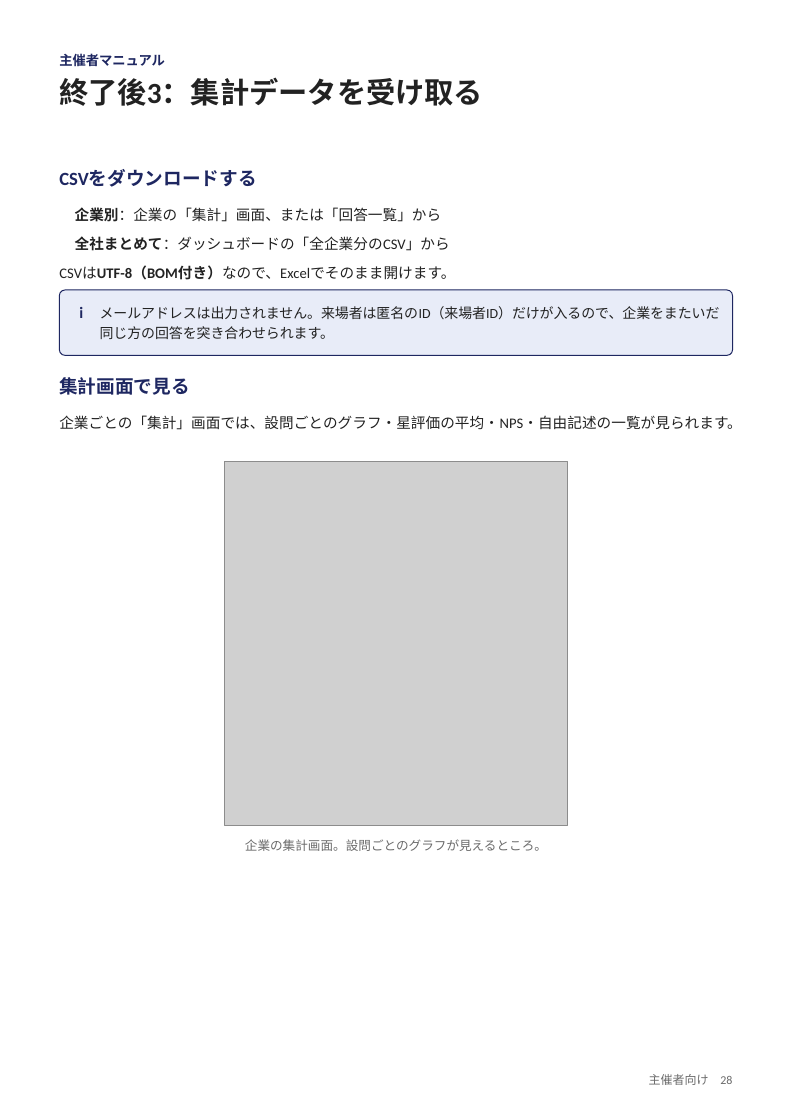
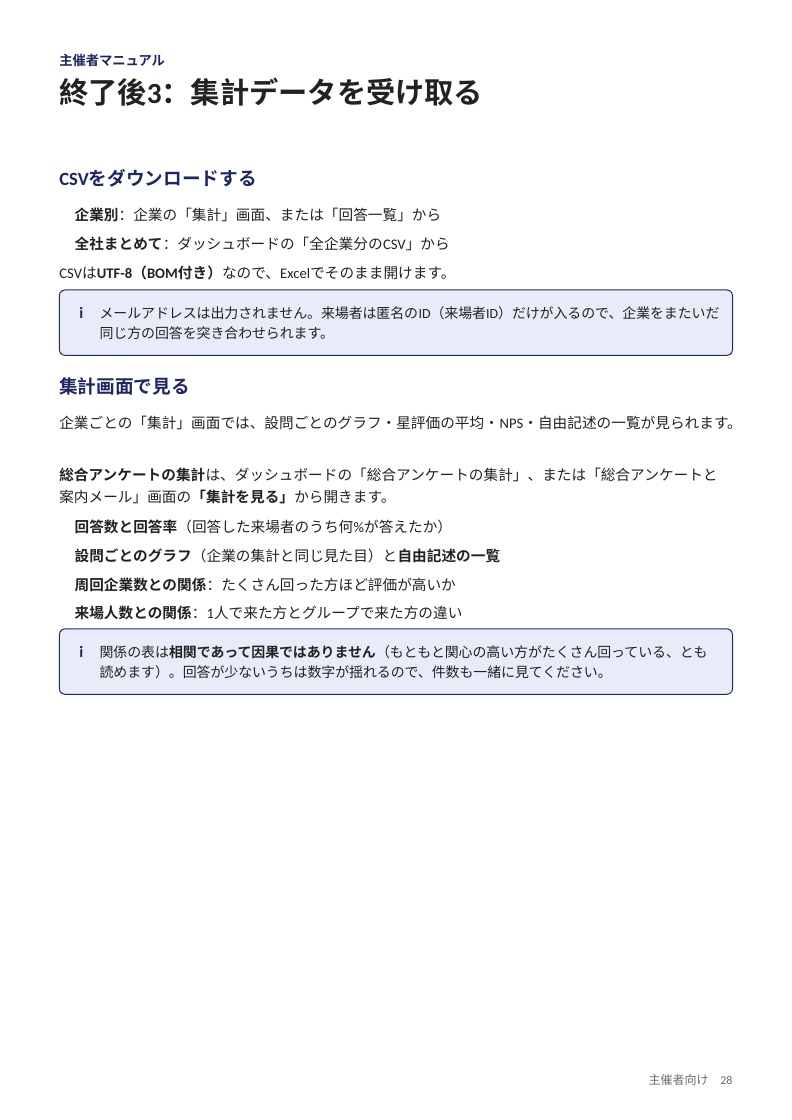
Before and after one commit to nisplus/enque, a slide deck: slide 28 of docs/manual-organizer.pptx. Drawn at 792x1120 pixels with LibreOffice and Linux fonts; fonts in the diff are those of the drawing; grey boxes stand for pictures. Boxes give left, top, right and bottom in pixels: in the first picture for what was removed or moved away, otherwise in the second. Text is boxed around its words. In the diff, an @@ line names an element or a change of style, - is before the commit and + after.

```diff
--- a/docs/manual-organizer.pptx
+++ b/docs/manual-organizer.pptx
@@ text added at bbox=[59, 467, 717, 504], 11 pt, text #222222 @@
+総合アンケートの集計は、ダッシュボードの「総合アンケートの集計」、または「総合アンケートと案内メール」画面の「集計を見る」から開きます。
@@ picture removed at bbox=[224, 461, 568, 825] @@
@@ text at bbox=[75, 519, 452, 534]: text changed; size 9.5 to 11 pt; text colour #6B6B6B to #222222 @@
-企業の集計画面。設問ごとのグラフが見えるところ。
+● 回答数と回答率（回答した来場者のうち何%が答えたか）
@@ text "回答数と回答率（回答した来場者のうち何%が答えたか）" at bbox=[75, 519, 452, 534]: vertical alignment middle to top @@
@@ text added at bbox=[75, 548, 501, 563], 11 pt, text #222222, bold @@
+● 設問ごとのグラフ（企業の集計と同じ見た目）と自由記述の一覧
@@ text added at bbox=[75, 577, 456, 592], 11 pt, text #222222 @@
+● 周回企業数との関係：たくさん回った方ほど評価が高いか
@@ rounded rectangle added at bbox=[59, 628, 733, 693], fill #E8ECF8, outline #1E2761 0.75 pt @@
@@ text added at bbox=[75, 605, 463, 620], 11 pt, text #222222 @@
+● 来場人数との関係：1人で来た方とグループで来た方の違い
@@ text added at bbox=[79, 646, 83, 657], 12 pt, text #1E2761, bold @@
+i
@@ text added at bbox=[100, 645, 708, 678], 10.5 pt, text #222222 @@
+関係の表は相関であって因果ではありません（もともと関心の高い方がたくさん回っている、とも読めます）。回答が少ないうちは数字が揺れるので、件数も一緒に見てください。
```
Also in this commit, not shown: 3 other slides changed, 2 slides added, 12 other files.
